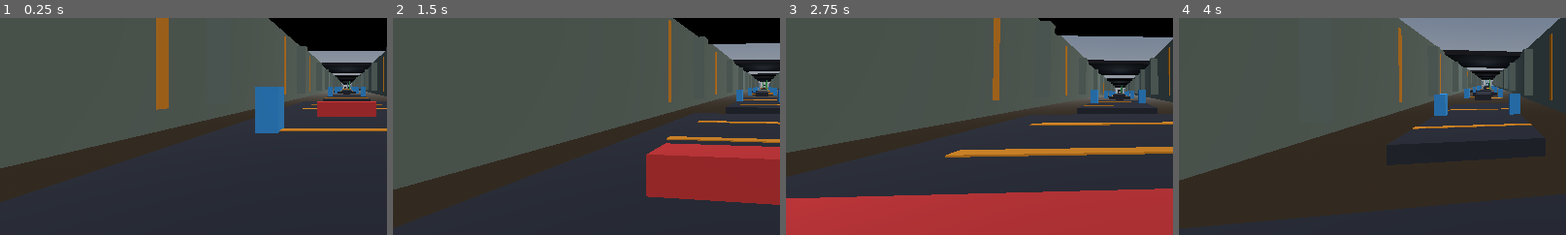
Above: before the commit, frames 1-4 (left to right).
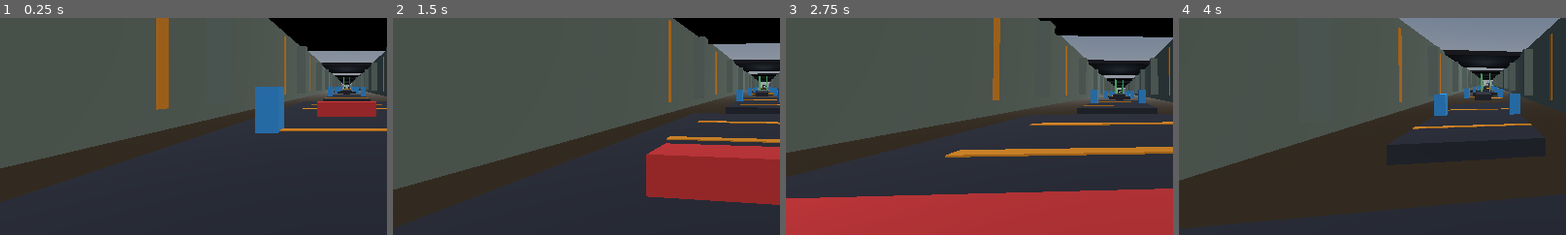
Above: after the commit, the same moments.

Repository: Crawford-Young/what-is-dark
Game: Godot game, scene res://scenes/slice.tscn
Same seed, same stepped clock (60 frames per second), same inputs: the game is played once before the commit and once after it.
Inputs (mouse positions are % of the whole screen's width and height, from its top left):
- Up to frame 1 (0.25 s): no input
- Up to frame 2 (1.5 s): tap Enter at 0.5 s; move the mouse to (55, 50) at 0.52 s; hold Q (glance) 0.53-1.28 s; hold W (move_forward) from 0.53 s (still down); click (55, 50) at 0.67 s; tap Space (jump) at 0.77 s; move the mouse to (45, 50) at 1.27 s; tap Shift at 1.35 s
- Up to frame 3 (2.75 s): keep holding W (move_forward); tap Space (jump) at 1.52 s; move the mouse to (52, 48) at 2.02 s; tap Alt at 2.1 s
- Up to frame 4 (4 s): keep holding W (move_forward); tap Space (jump) at 2.75, 3.02, 3.77 s; move the mouse to (49, 52) at 2.77 s; tap Ctrl at 2.85 s; click (49, 52) at 2.92 s; move the mouse to (57, 51) at 3.52 s; tap R at 3.6 s
The pictures show only the part of the screen within x 5-55%, y 34-84%; the shares and areas given below are measured in that part.

The runs differ from the first frame. In frame 1, less than 0.1% of the frame differs, in the area x 87-92%, y 27-34%; in frame 2, less than 0.1%; in frame 3, less than 0.1%; in frame 4, less than 0.1%, in the area x 77-81%, y 25-34%.

Commit message:
fix: relocate wall-to-wall corridors to mid-zone — seam declustered per playtest
Co-Authored-By: Claude Fable 5 <noreply@anthropic.com>

Diff:
--- a/scenes/slice.tscn
+++ b/scenes/slice.tscn
@@ -51,18 +51,18 @@
 size = Vector3(3, 1, 17)
 
 [sub_resource type="BoxShape3D" id="shape_p4"]
-size = Vector3(8, 1, 15.7)
+size = Vector3(8, 1, 11.7)
 
 [sub_resource type="BoxMesh" id="mesh_p4"]
 material = SubResource("floor_mat")
-size = Vector3(8, 1, 15.7)
+size = Vector3(8, 1, 11.7)
 
 [sub_resource type="BoxShape3D" id="shape_p5"]
-size = Vector3(5, 1, 22)
+size = Vector3(5, 1, 18)
 
 [sub_resource type="BoxMesh" id="mesh_p5"]
 material = SubResource("floor_mat")
-size = Vector3(5, 1, 22)
+size = Vector3(5, 1, 18)
 
 [sub_resource type="BoxShape3D" id="shape_p6"]
 size = Vector3(5, 1, 22)
@@ -152,18 +152,11 @@
 size = Vector3(3, 1, 22.5)
 
 [sub_resource type="BoxShape3D" id="shape_p9"]
-size = Vector3(6, 1, 18)
+size = Vector3(6, 1, 42)
 
 [sub_resource type="BoxMesh" id="mesh_p9"]
 material = SubResource("floor_mat")
-size = Vector3(6, 1, 18)
-
-[sub_resource type="BoxShape3D" id="shape_p9far"]
-size = Vector3(6, 1, 8)
-
-[sub_resource type="BoxMesh" id="mesh_p9far"]
-material = SubResource("floor_mat")
-size = Vector3(6, 1, 8)
+size = Vector3(6, 1, 42)
 
 [sub_resource type="BoxShape3D" id="shape_z1strip"]
 size = Vector3(2.5, 1, 6)
@@ -240,18 +233,11 @@
 albedo_color = Color(0.7, 0.72, 0.76, 1)
 
 [sub_resource type="BoxShape3D" id="shape_g1"]
-size = Vector3(14, 1, 20)
+size = Vector3(14, 1, 40)
 
 [sub_resource type="BoxMesh" id="mesh_g1"]
 material = SubResource("grief_floor_mat")
-size = Vector3(14, 1, 20)
-
-[sub_resource type="BoxShape3D" id="shape_g1far"]
-size = Vector3(6, 1, 4)
-
-[sub_resource type="BoxMesh" id="mesh_g1far"]
-material = SubResource("grief_floor_mat")
-size = Vector3(6, 1, 4)
+size = Vector3(14, 1, 40)
 
 [sub_resource type="StandardMaterial3D" id="grief_ride_mat"]
 albedo_color = Color(0.5, 0.8, 0.85, 1)
@@ -264,11 +250,11 @@
 size = Vector3(2.5, 1, 8)
 
 [sub_resource type="BoxShape3D" id="shape_p390"]
-size = Vector3(10, 1, 28)
+size = Vector3(10, 1, 27)
 
 [sub_resource type="BoxMesh" id="mesh_p390"]
 material = SubResource("grief_floor_mat")
-size = Vector3(10, 1, 28)
+size = Vector3(10, 1, 27)
 
 [sub_resource type="BoxShape3D" id="shape_strip37"]
 size = Vector3(2.5, 1, 7)
@@ -410,7 +396,7 @@
 mesh = SubResource("mesh_p3")
 
 [node name="P4" type="StaticBody3D" parent="."]
-transform = Transform3D(1, 0, 0, 0, 1, 0, 0, 0, 1, 0, -0.5, -104.15)
+transform = Transform3D(1, 0, 0, 0, 1, 0, 0, 0, 1, 0, -0.5, -102.15)
 
 [node name="Col" type="CollisionShape3D" parent="P4"]
 shape = SubResource("shape_p4")
@@ -428,7 +414,7 @@
 mesh = SubResource("mesh_z1strip")
 
 [node name="P5" type="StaticBody3D" parent="."]
-transform = Transform3D(1, 0, 0, 0, 1, 0, 0, 0, 1, 0, -0.5, -131)
+transform = Transform3D(1, 0, 0, 0, 1, 0, 0, 0, 1, 0, -0.5, -133)
 
 [node name="Col" type="CollisionShape3D" parent="P5"]
 shape = SubResource("shape_p5")
@@ -606,14 +592,6 @@
 
 [node name="Stripe_100" type="MeshInstance3D" parent="Stripes"]
 transform = Transform3D(1, 0, 0, 0, 1, 0, 0, 0, 1, 0, 0.03, -100)
-mesh = SubResource("mesh_stripe")
-
-[node name="Stripe_110" type="MeshInstance3D" parent="Stripes"]
-transform = Transform3D(1, 0, 0, 0, 1, 0, 0, 0, 1, 0, 0.03, -110)
-mesh = SubResource("mesh_stripe")
-
-[node name="Stripe_120" type="MeshInstance3D" parent="Stripes"]
-transform = Transform3D(1, 0, 0, 0, 1, 0, 0, 0, 1, 0, 0.03, -120)
 mesh = SubResource("mesh_stripe")
 
 [node name="Stripe_130" type="MeshInstance3D" parent="Stripes"]
@@ -846,7 +824,7 @@
 mesh = SubResource("mesh_p8")
 
 [node name="P9" type="StaticBody3D" parent="."]
-transform = Transform3D(1, 0, 0, 0, 1, 0, 0, 0, 1, 0, -0.5, -265)
+transform = Transform3D(1, 0, 0, 0, 1, 0, 0, 0, 1, 0, -0.5, -277)
 
 [node name="Col" type="CollisionShape3D" parent="P9"]
 shape = SubResource("shape_p9")
@@ -854,19 +832,10 @@
 [node name="Mesh" type="MeshInstance3D" parent="P9"]
 mesh = SubResource("mesh_p9")
 
-[node name="P9Far" type="StaticBody3D" parent="."]
-transform = Transform3D(1, 0, 0, 0, 1, 0, 0, 0, 1, 0, -0.5, -294)
-
-[node name="Col" type="CollisionShape3D" parent="P9Far"]
-shape = SubResource("shape_p9far")
-
-[node name="Mesh" type="MeshInstance3D" parent="P9Far"]
-mesh = SubResource("mesh_p9far")
-
 [node name="CorridorZ1" type="Node3D" parent="."]
 
 [node name="CorridorZ1L" type="StaticBody3D" parent="CorridorZ1"]
-transform = Transform3D(1, 0, 0, 0, 1, 0, 0, 0, 1, -1.7, 4, -282)
+transform = Transform3D(1, 0, 0, 0, 1, 0, 0, 0, 1, -1.7, 3, -116)
 
 [node name="Col" type="CollisionShape3D" parent="CorridorZ1/CorridorZ1L"]
 shape = SubResource("shape_corridor")
@@ -875,7 +844,7 @@
 mesh = SubResource("mesh_corridor_z1")
 
 [node name="CorridorZ1R" type="StaticBody3D" parent="CorridorZ1"]
-transform = Transform3D(1, 0, 0, 0, 1, 0, 0, 0, 1, 1.7, 4, -282)
+transform = Transform3D(1, 0, 0, 0, 1, 0, 0, 0, 1, 1.7, 3, -116)
 
 [node name="Col" type="CollisionShape3D" parent="CorridorZ1/CorridorZ1R"]
 shape = SubResource("shape_corridor")
@@ -1028,7 +997,7 @@
 [node name="GriefPlatforms" type="Node3D" parent="."]
 
 [node name="G1" type="StaticBody3D" parent="GriefPlatforms"]
-transform = Transform3D(1, 0, 0, 0, 1, 0, 0, 0, 1, 0, -0.5, -311)
+transform = Transform3D(1, 0, 0, 0, 1, 0, 0, 0, 1, 0, -0.5, -321)
 
 [node name="Col" type="CollisionShape3D" parent="GriefPlatforms/G1"]
 shape = SubResource("shape_g1")
@@ -1036,15 +1005,6 @@
 [node name="Mesh" type="MeshInstance3D" parent="GriefPlatforms/G1"]
 mesh = SubResource("mesh_g1")
 
-[node name="G1Far" type="StaticBody3D" parent="GriefPlatforms"]
-transform = Transform3D(1, 0, 0, 0, 1, 0, 0, 0, 1, 0, -0.5, -339)
-
-[node name="Col" type="CollisionShape3D" parent="GriefPlatforms/G1Far"]
-shape = SubResource("shape_g1far")
-
-[node name="Mesh" type="MeshInstance3D" parent="GriefPlatforms/G1Far"]
-mesh = SubResource("mesh_g1far")
-
 [node name="Pad350" type="StaticBody3D" parent="GriefPlatforms"]
 transform = Transform3D(1, 0, 0, 0, 1, 0, 0, 0, 1, 0, -0.5, -353.3)
 
@@ -1055,7 +1015,7 @@
 mesh = SubResource("mesh_p350")
 
 [node name="Pad390" type="StaticBody3D" parent="GriefPlatforms"]
-transform = Transform3D(1, 0, 0, 0, 1, 0, 0, 0, 1, 0, -1.5, -386)
+transform = Transform3D(1, 0, 0, 0, 1, 0, 0, 0, 1, 0, -1.5, -385.5)
 
 [node name="Col" type="CollisionShape3D" parent="GriefPlatforms/Pad390"]
 shape = SubResource("shape_p390")
@@ -1063,15 +1023,6 @@
 [node name="Mesh" type="MeshInstance3D" parent="GriefPlatforms/Pad390"]
 mesh = SubResource("mesh_p390")
 
-[node name="Pad430Strip" type="StaticBody3D" parent="GriefPlatforms"]
-transform = Transform3D(1, 0, 0, 0, 1, 0, 0, 0, 1, 0, -1.5, -411.8)
-
-[node name="Col" type="CollisionShape3D" parent="GriefPlatforms/Pad430Strip"]
-shape = SubResource("shape_strip37")
-
-[node name="Mesh" type="MeshInstance3D" parent="GriefPlatforms/Pad430Strip"]
-mesh = SubResource("mesh_strip37")
-
 [node name="Pad430Main" type="StaticBody3D" parent="GriefPlatforms"]
 transform = Transform3D(1, 0, 0, 0, 1, 0, 0, 0, 1, 0, -1.5, -425)
 
@@ -1183,7 +1134,7 @@
 mesh = SubResource("mesh_grideseg")
 
 [node name="CorridorZ2L" type="StaticBody3D" parent="GriefWalls"]
-transform = Transform3D(1, 0, 0, 0, 1, 0, 0, 0, 1, -1.7, 4, -329)
+transform = Transform3D(1, 0, 0, 0, 1, 0, 0, 0, 1, -1.7, 2, -407)
 
 [node name="Col" type="CollisionShape3D" parent="GriefWalls/CorridorZ2L"]
 shape = SubResource("shape_corridor")
@@ -1192,7 +1143,7 @@
 mesh = SubResource("mesh_corridor_z2")
 
 [node name="CorridorZ2R" type="StaticBody3D" parent="GriefWalls"]
-transform = Transform3D(1, 0, 0, 0, 1, 0, 0, 0, 1, 1.7, 4, -329)
+transform = Transform3D(1, 0, 0, 0, 1, 0, 0, 0, 1, 1.7, 2, -407)
 
 [node name="Col" type="CollisionShape3D" parent="GriefWalls/CorridorZ2R"]
 shape = SubResource("shape_corridor")
@@ -2012,14 +1963,6 @@
 
 [node name="GStripe_390" type="MeshInstance3D" parent="GriefStripes"]
 transform = Transform3D(1, 0, 0, 0, 1, 0, 0, 0, 1, 0, -0.97, -390)
-mesh = SubResource("mesh_stripe")
-
-[node name="GStripe_400" type="MeshInstance3D" parent="GriefStripes"]
-transform = Transform3D(1, 0, 0, 0, 1, 0, 0, 0, 1, 0, -0.97, -400)
-mesh = SubResource("mesh_stripe")
-
-[node name="GStripe_410" type="MeshInstance3D" parent="GriefStripes"]
-transform = Transform3D(1, 0, 0, 0, 1, 0, 0, 0, 1, 0, -0.97, -410)
 mesh = SubResource("mesh_stripe")
 
 [node name="GStripe_420" type="MeshInstance3D" parent="GriefStripes"]
Not shown: 1 places in scenes/slice.tscn that only renumber resources
